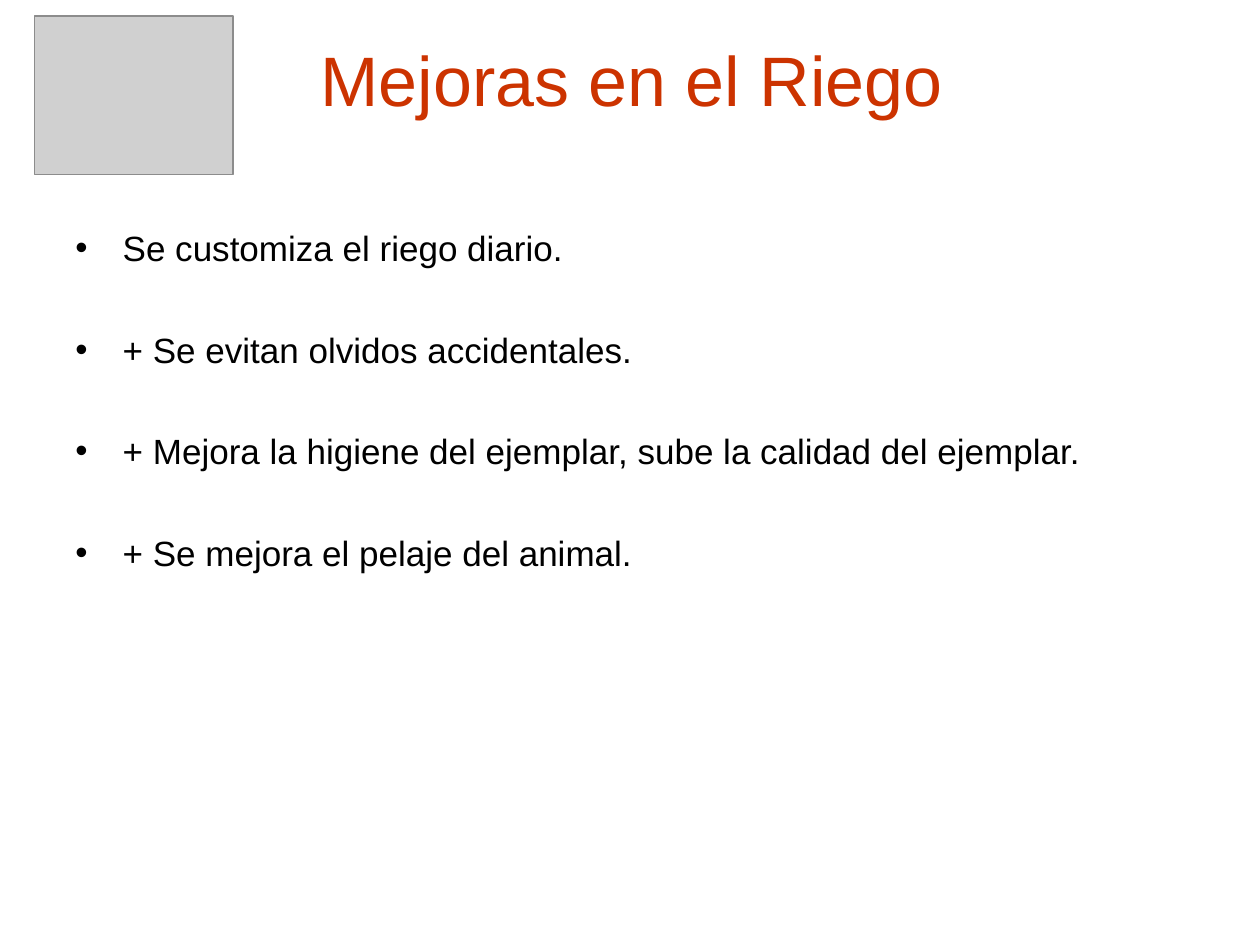
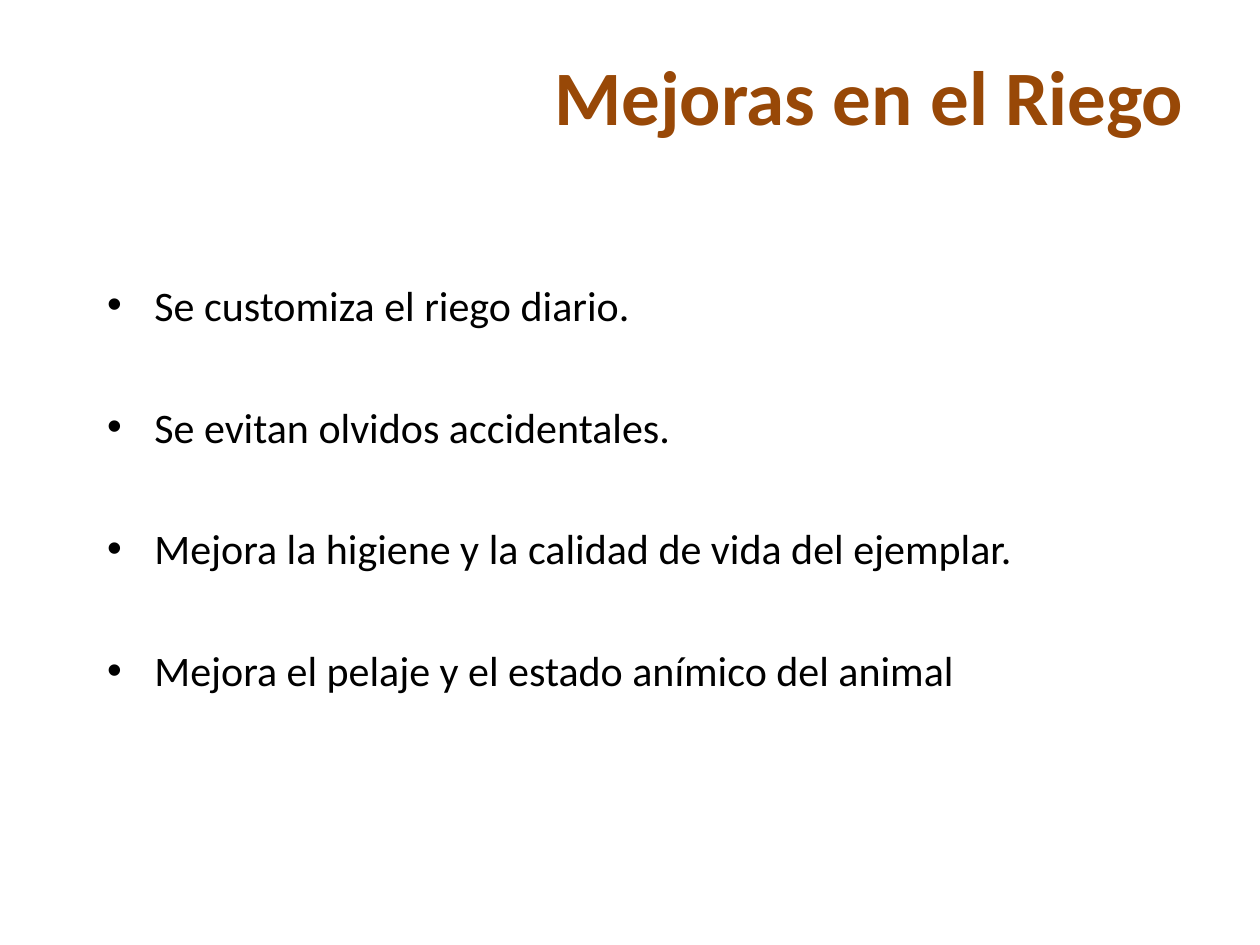
Before and after one commit to skiel85/taller-desarrollo-proyectos-i, a slide deck: slide 19 of Presentaciones/Demo Gerencial.ppt (slide 13 before the commit). Drawn at 1260x945 pixels with LibreOffice and Linux fonts; fonts in the diff are those of the drawing; grey boxes stand for pictures; background and template pictures are left out. Boxes give left, top, right and bottom in pixels: in the first picture for what was removed or moved away, otherwise in the second. Text is boxed around its words. In the diff, an @@ line names an element or a change of style, - is before the commit and + after.

```diff
--- a/Presentaciones/Demo Gerencial.ppt
+++ b/Presentaciones/Demo Gerencial.ppt
@@ picture removed at <box>34,16,233,175</box> @@
@@ title "Mejoras en el Riego": place and size @@
-title "Mejoras en el Riego" at <box>321,55,943,119</box>
+title "Mejoras en el Riego" at <box>554,71,1183,138</box>
@@ title "Mejoras en el Riego" at <box>554,71,1183,138</box>: size 40 to 44 pt, font Arial to Calibri, text colour #CC3300 to #984807, bold on; alignment centre to right @@
@@ text "Se customiza el riego diario.": place and size @@
-text "Se customiza el riego diario." at <box>123,235,1079,573</box>
+text "Se customiza el riego diario." at <box>154,291,1011,694</box>
@@ text at <box>154,291,630,329</box>: size 20 to 24 pt, font Arial to Calibri in "Se customiza el riego diario."; more space between paragraphs @@
@@ text at <box>154,413,1011,694</box>: text changed; size 20 to 24 pt; font Arial to Calibri @@
-• + Se evitan olvidos accidentales.
-• + Mejora la higiene del ejemplar, sube la calidad del ejemplar.
-• + Se mejora el pelaje del animal.
+• Se evitan olvidos accidentales.
+• Mejora la higiene y la calidad de vida del ejemplar.
+• Mejora el pelaje y el estado anímico del animal
```
Also in this commit, not shown: 13 other slides changed, 10 slides added, 4 slides removed.
